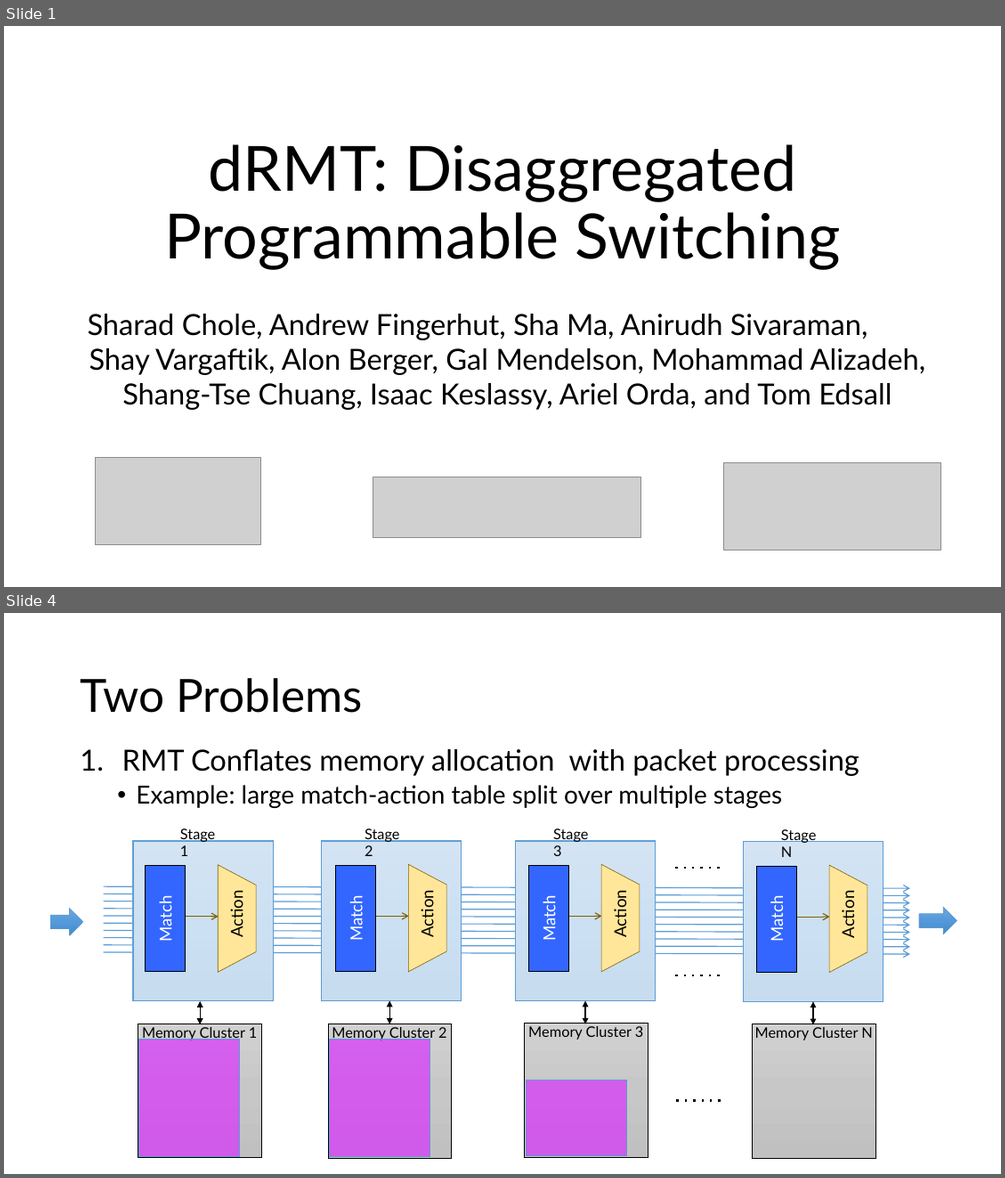
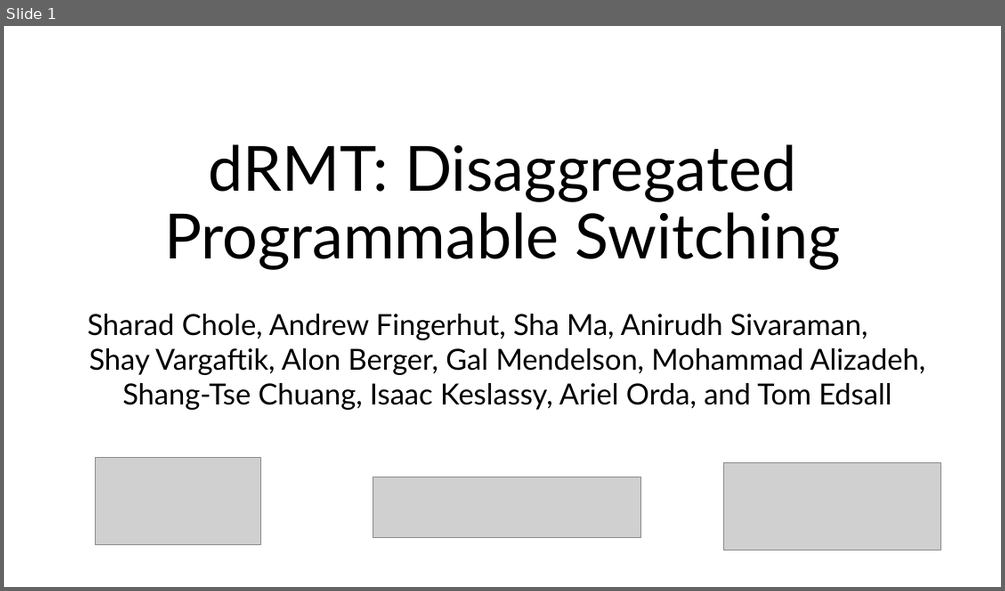
Before and after one commit to anirudhSK/drmt_talk, a slide deck: drmt.pptx. Shown one above the other, each under a label of ours: slides 1 and 4 before the commit, slide 1 after it; the slides between them are not shown. The pictures are 1005x1178 and 1005x591 pixels, drawn with LibreOffice and Linux fonts; fonts in the diff are those of the drawing; grey boxes stand for pictures. Boxes give left, top, right and bottom in pixels: in the first picture for what was removed or moved away, otherwise in the second. Text is boxed around its words. In the diff, an @@ line names an element or a change of style, - is before the commit and + after.

```diff
--- a/drmt.pptx
+++ b/drmt.pptx
@@ slide 4 removed at (4,613,1001,1174), background #FFFFFF @@
@@ title removed at (80,678,362,713) @@
-Two Problems
@@ text removed at (122,749,859,808) @@
-1. RMT Conflates memory allocation with packet processing
-  • Example: large match-action table split over multiple stages
@@ group removed at (50,828,957,1158): 16 rectangles, 14 arrows, 8 texts, 7 lines, 4 trapezoids, 4 double arrows, 2 right arrows @@
-Stage 1
-Stage 2
-Stage 3
-Match
-Action
-Match
-Action
-Match
-Action
-Memory Cluster 1
-Memory Cluster 2
-Memory Cluster 3
-Stage N
-Match
-Action
-Memory Cluster N
@@ rectangle removed at (139,1039,240,1156) @@
@@ rectangle removed at (329,1039,429,1156) @@
@@ rectangle removed at (526,1079,626,1155) @@
```
Also in this commit, not shown: 5 slides changed, 7 slides added, 4 other slides removed.
